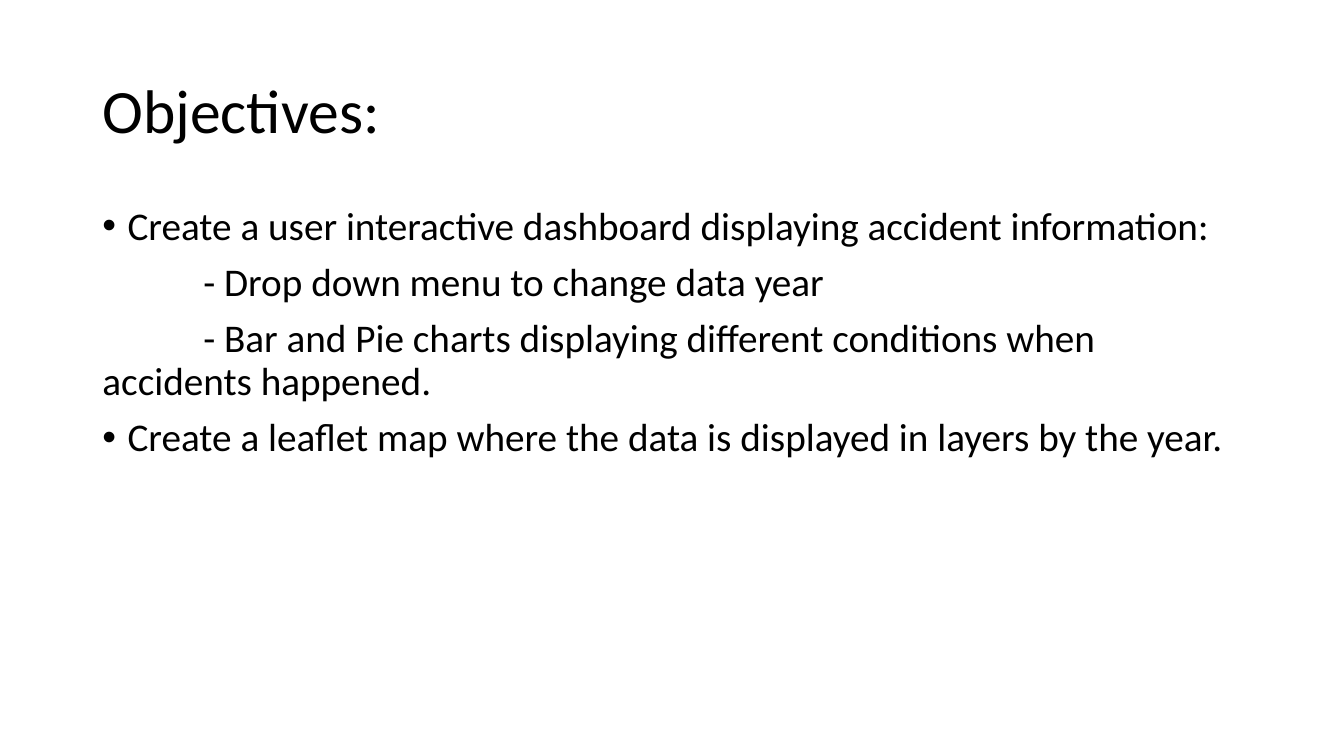
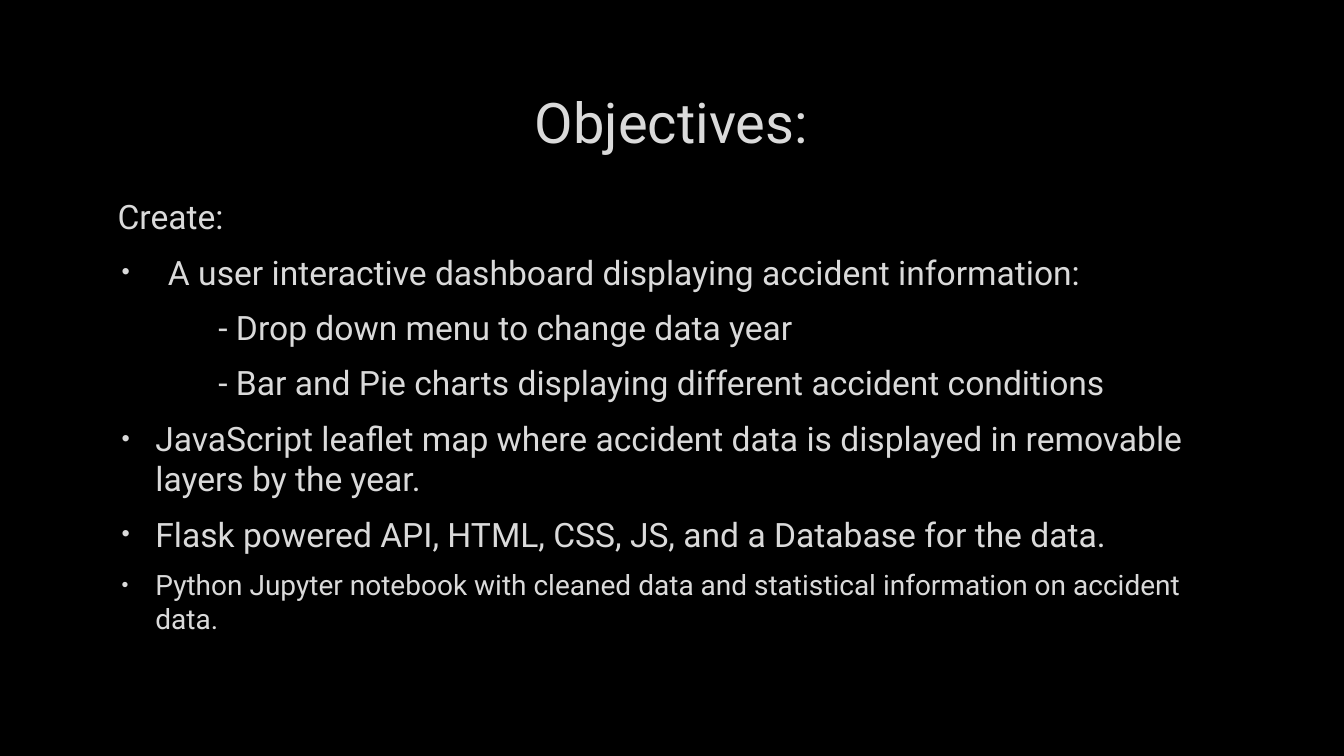
Before and after one commit to SarahMcLain/project_3, a slide deck: slide 4 of project_3_presentation.pptx. Drawn at 1344x756 pixels with LibreOffice and Linux fonts; fonts in the diff are those of the drawing; background and template pictures are left out. Boxes give left, top, right and bottom in pixels: in the first picture for what was removed or moved away, otherwise in the second. Text is boxed around its words. In the diff, an @@ line names an element or a change of style, - is before the commit and + after.

Commit message:
Slide Update
Formatted presentation: slide info still needed.

```diff
--- a/project_3_presentation.pptx
+++ b/project_3_presentation.pptx
@@ background #FFFFFF to picture (left out) @@
@@ title "Objectives:": place and size @@
-title "Objectives:" at [102,90,379,144]
+title "Objectives:" at [535,101,808,155]
@@ title "Objectives:" at [535,101,808,155]: size 44 to 40 pt, font Calibri to Roboto, text colour #000000 to #DADADA, letter outline none to #404040 0.75 pt; alignment left to centre; line spacing 0.9 to 1 @@
@@ text "Create:": place and size @@
-text "Create:" at [102,212,1222,458]
+text "Create:" at [118,205,1182,630]
@@ text at [118,205,1080,292]: text changed; size 28 to 24 pt; font Calibri to Roboto; text colour #000000 to #DADADA @@
-• Create a user interactive dashboard displaying accident information:
+Create:
+• A user interactive dashboard displaying accident information:
@@ text at [236,314,792,347]: size 28 to 24 pt, font Calibri to Roboto, text colour #000000 to #DADADA, letter outline none to #404040 0.75 pt in "- Drop down menu to change data ..."; line spacing 0.9 to 1 @@
@@ text at [155,369,1182,630]: text changed; size 28 to 24 pt; font Calibri to Roboto; text colour #000000 to #DADADA @@
-- Bar and Pie charts displaying different conditions when accidents happened.
-• Create a leaflet map where the data is displayed in layers by the year.
+- Bar and Pie charts displaying different accident conditions
+• JavaScript leaflet map where accident data is displayed in removable layers by the year.
+• Flask powered API, HTML, CSS, JS, and a Database for the data.
+• Python Jupyter notebook with cleaned data and statistical information on accident data.
```
Also in this commit, not shown: 3 other slides changed, 2 slides added.
